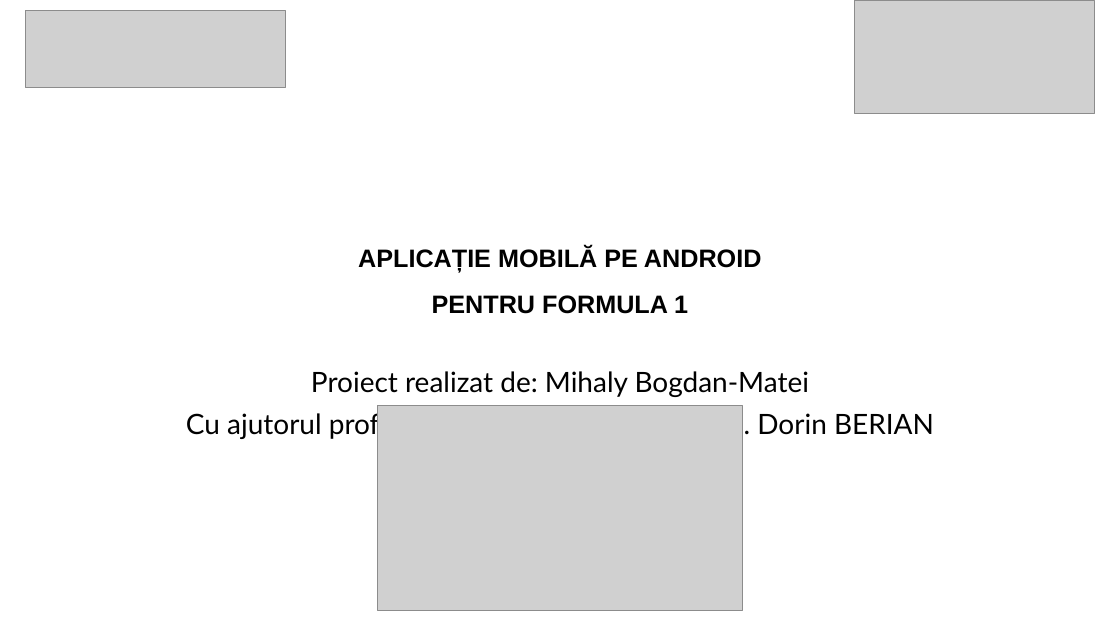
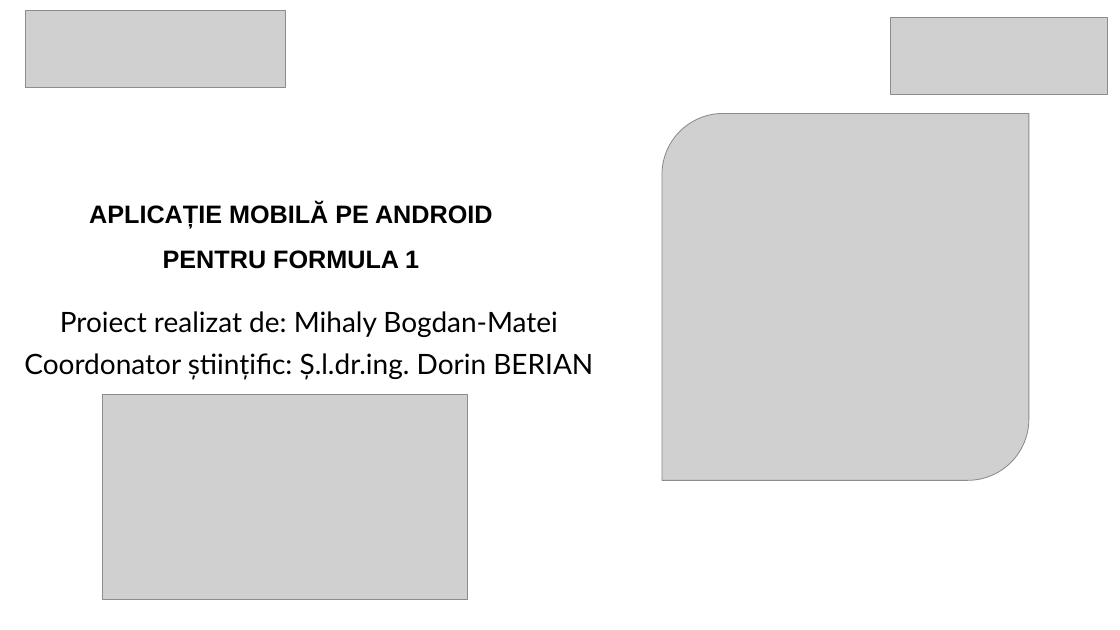
Before and after one commit to Patey0911/Licenta, a slide deck: slide 1 of Mihaly_Bogdan-Matei.pptx. Drawn at 1120x630 pixels with LibreOffice and Linux fonts; fonts in the diff are those of the drawing; grey boxes stand for pictures. Boxes give left, top, right and bottom in pixels: in the first picture for what was removed or moved away, otherwise in the second. Text is boxed around its words. In the diff, an @@ line names an element or a change of style, - is before the commit and + after.

```diff
--- a/Mihaly_Bogdan-Matei.pptx
+++ b/Mihaly_Bogdan-Matei.pptx
@@ picture: place and size @@
-picture at (855,0,1096,113)
+picture at (891,18,1108,94)
@@ picture added at (662,113,1029,481) @@
@@ title "APLICAȚIE MOBILĂ PE ANDROID PENTRU ...": place and size @@
-title "APLICAȚIE MOBILĂ PE ANDROID PENTRU ..." at (358,247,762,314)
+title "APLICAȚIE MOBILĂ PE ANDROID PENTRU ..." at (89,202,493,269)
@@ subtitle "Proiect realizat de: Mihaly Bogdan-Matei": place and size @@
-subtitle "Proiect realizat de: Mihaly Bogdan-Matei" at (186,371,934,439)
+subtitle "Proiect realizat de: Mihaly Bogdan-Matei" at (24,311,593,380)
@@ subtitle at (24,353,593,380): text changed @@
-Cu ajutorul profesorului coordinator: Ș.l.dr.ing. Dorin BERIAN
+Coordonator științific: Ș.l.dr.ing. Dorin BERIAN
@@ picture: place and size @@
-picture at (378,406,743,611)
+picture at (103,394,468,599)
```
Also in this commit, not shown: 3 other slides changed, 5 slides added, 12 slides removed, 7 other files.
